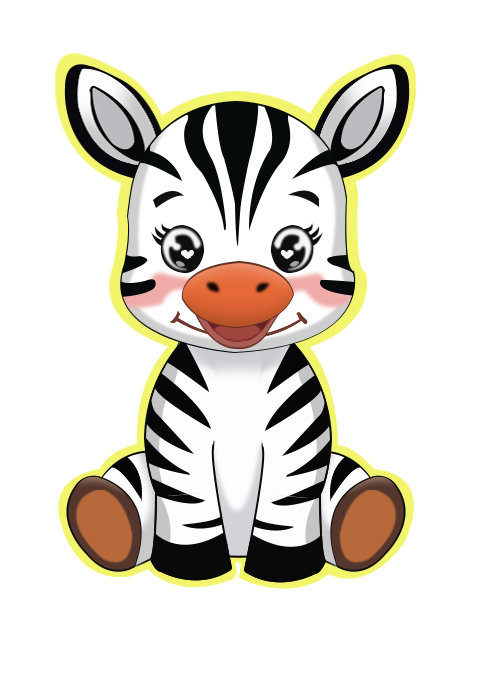
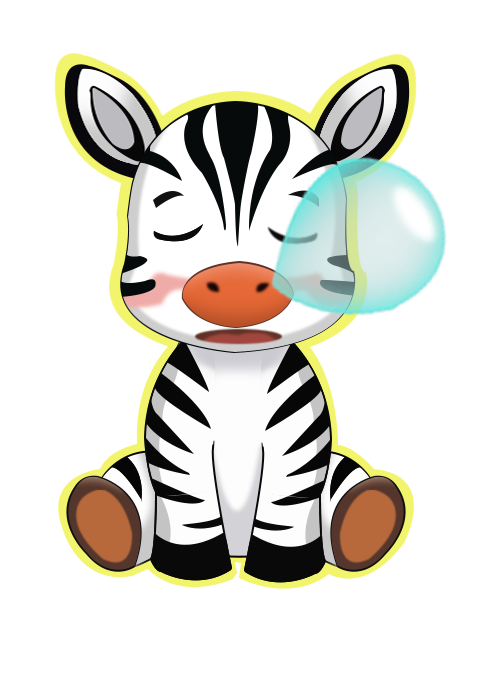
Layered file, before and after one edit (482px x 677px). Changes by layer:
added layer "bong_bong_ngủ_to copy" above "miệng_ngủ" over [269, 155, 448, 318]
added layer "miệng_ngủ" above "mắt_ngủ_phải" over [194, 328, 283, 345]
added layer "mắt_ngủ_phải" above "mắt_ngủ_trái" over [196, 226, 319, 338]
added layer "mắt_ngủ_trái" above "mũi" over [153, 224, 203, 242]
hid "miệng_cười" over [191, 313, 283, 350]
hid group "mắt_phải" (3 layers) over [270, 223, 323, 274]
hid group "mắt_trái" (3 layers) over [151, 223, 205, 274]
hid "cười_mỉm" over [170, 311, 308, 339]
